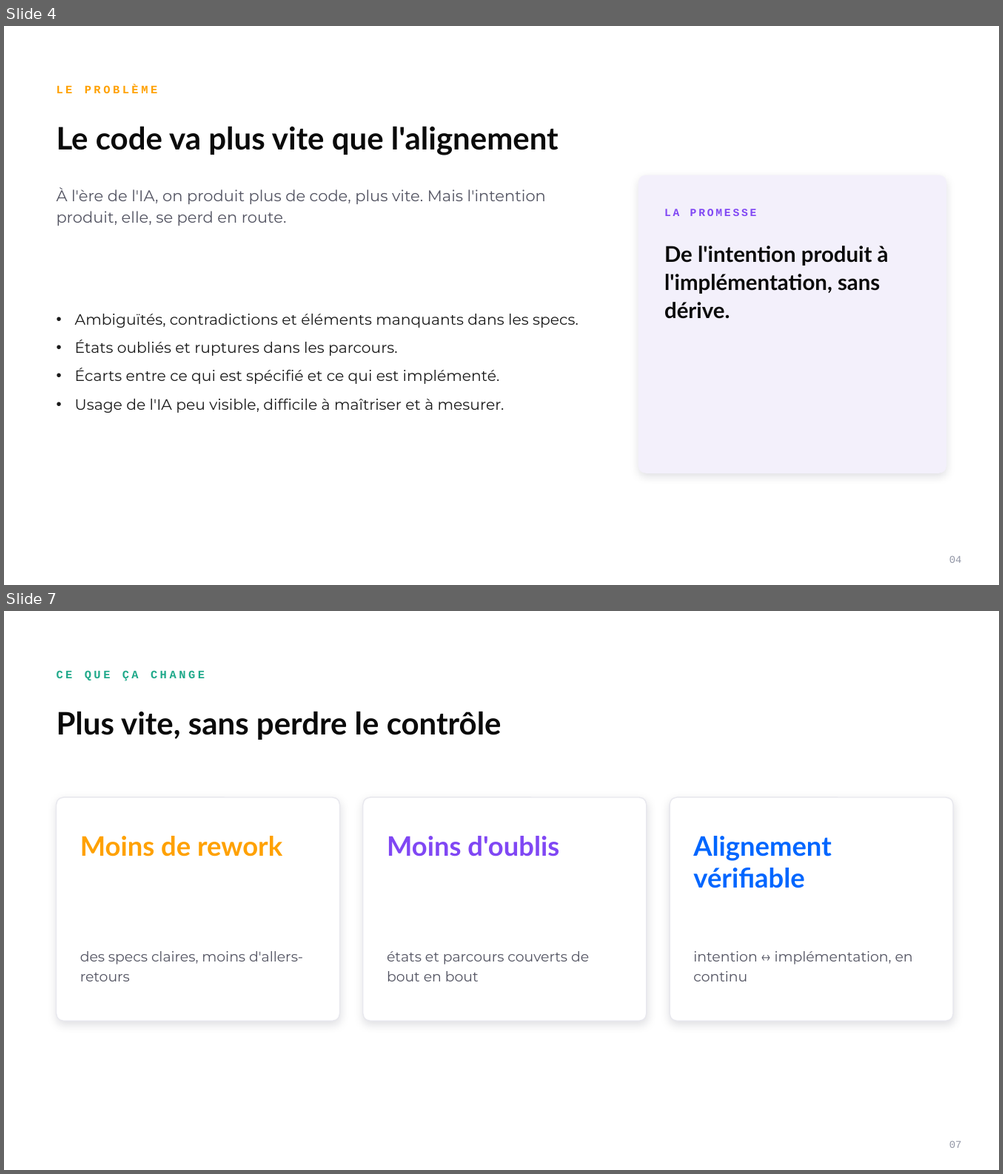
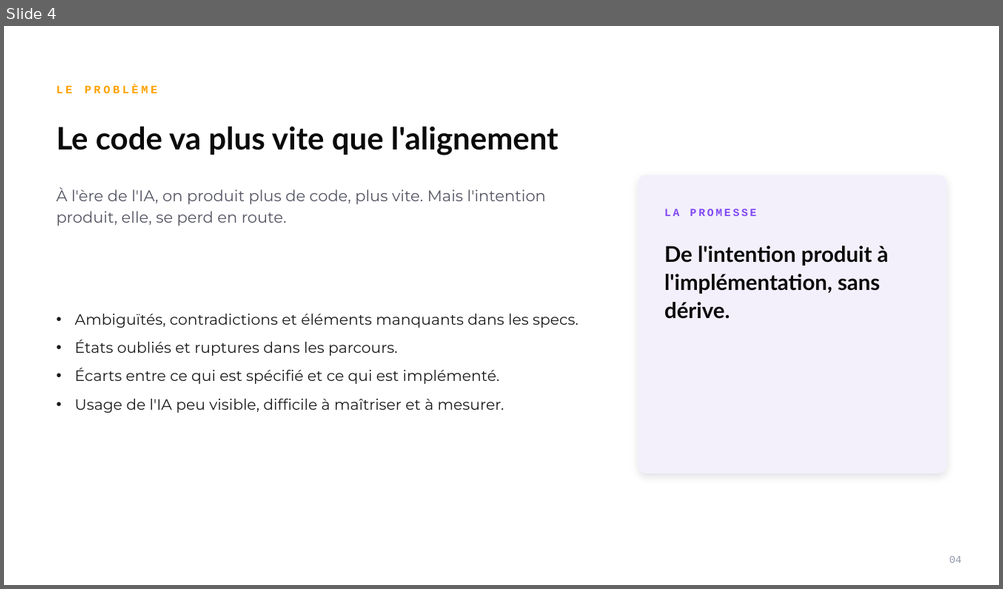
Before and after one commit to davidmabboux-jpg/lyriks-brand-hub, a slide deck: public/reference/lyriks-template.pptx. Shown one above the other, each under a label of ours: slides 4 and 7 before the commit, slide 4 after it; the slides between them are not shown. The pictures are 1003x1174 and 1003x589 pixels, drawn with LibreOffice and Linux fonts; fonts in the diff are those of the drawing. Boxes give left, top, right and bottom in pixels: in the first picture for what was removed or moved away, otherwise in the second. Text is boxed around its words. In the diff, an @@ line names an element or a change of style, - is before the commit and + after.

```diff
--- a/public/reference/lyriks-template.pptx
+++ b/public/reference/lyriks-template.pptx
@@ slide 7 removed at box(4, 611, 999, 1170), background #FFFFFF @@
@@ text removed at box(57, 670, 205, 681) @@
-CE QUE ÇA CHANGE
@@ text removed at box(57, 711, 501, 740) @@
-Plus vite, sans perdre le contrôle
@@ rounded rectangle removed at box(57, 797, 340, 1022) @@
@@ rounded rectangle removed at box(363, 797, 646, 1022) @@
@@ rounded rectangle removed at box(669, 797, 953, 1022) @@
@@ text removed at box(80, 836, 282, 857) @@
-Moins de rework
@@ text removed at box(387, 836, 559, 857) @@
-Moins d'oublis
@@ text removed at box(693, 836, 831, 889) @@
-Alignement vérifiable
@@ text removed at box(80, 951, 303, 982) @@
-des specs claires, moins d'allers-retours
@@ text removed at box(387, 951, 589, 982) @@
-états et parcours couverts de bout en bout
@@ text removed at box(693, 951, 913, 982) @@
-intention ↔ implémentation, en continu
@@ text removed at box(949, 1142, 962, 1148) @@
-07
```
Also in this commit, not shown: 6 slides changed, 3 slides added, 1 other slide removed, 1 other file.
